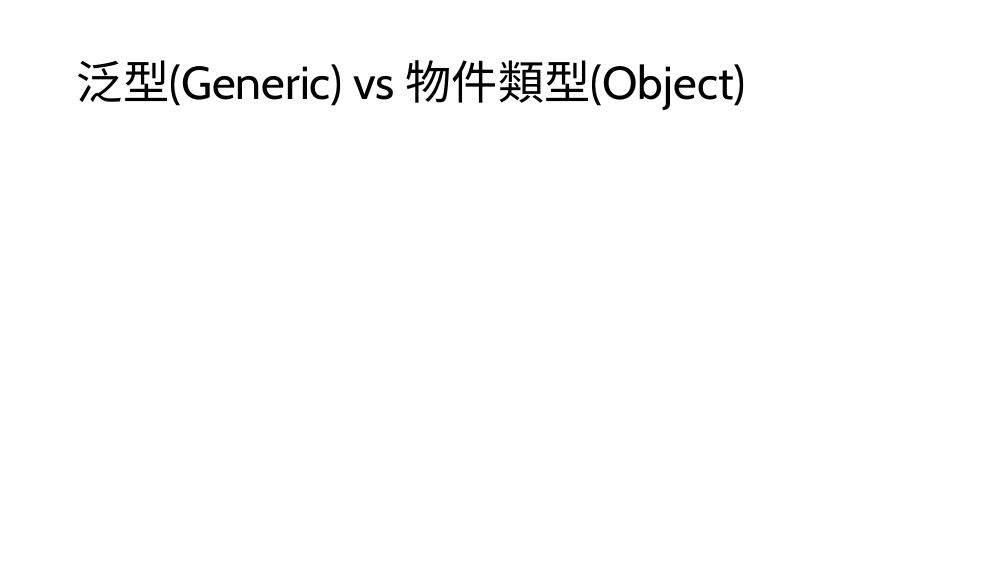
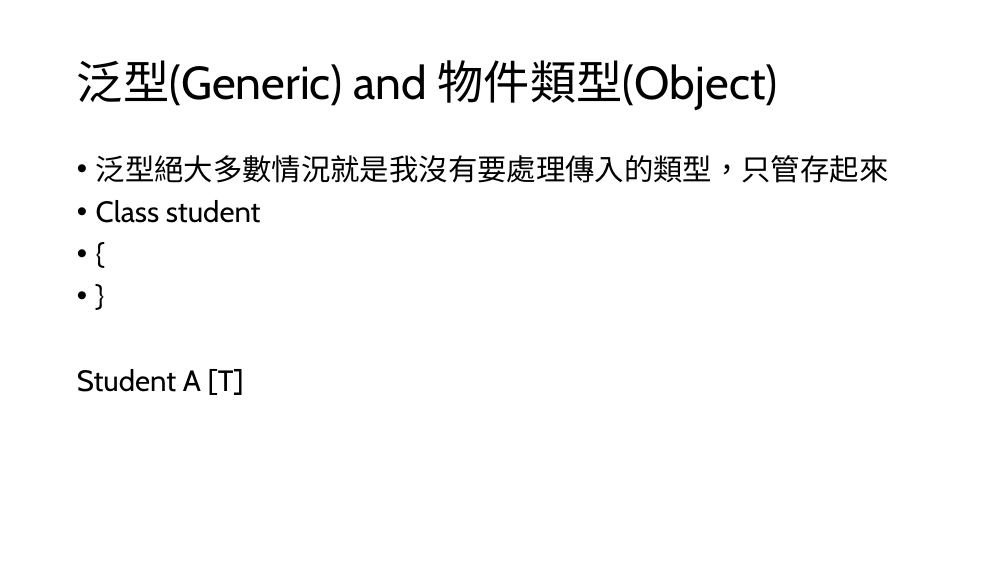
Before and after one commit to BboRainbo/C-Practice, a slide deck: slide 6 of LOG/0119.pptx. Drawn at 1008x567 pixels with LibreOffice and Linux fonts; fonts in the diff are those of the drawing. Boxes give left, top, right and bottom in pixels: in the first picture for what was removed or moved away, otherwise in the second. Text is boxed around its words. In the diff, an @@ line names an element or a change of style, - is before the commit and + after.

```diff
--- a/LOG/0119.pptx
+++ b/LOG/0119.pptx
@@ title at bbox=[77, 60, 778, 110]: text changed @@
-泛型(Generic) vs 物件類型(Object)
+泛型(Generic) and 物件類型(Object)
@@ text added at bbox=[77, 155, 889, 395], 28 pt, text #000000 @@
+• 泛型絕大多數情況就是我沒有要處理傳入的類型，只管存起來
+• Class student
+• {
+• }
+Student A [T]
```
Also in this commit, not shown: 4 other slides changed, 4 slides added, 26 other files.
